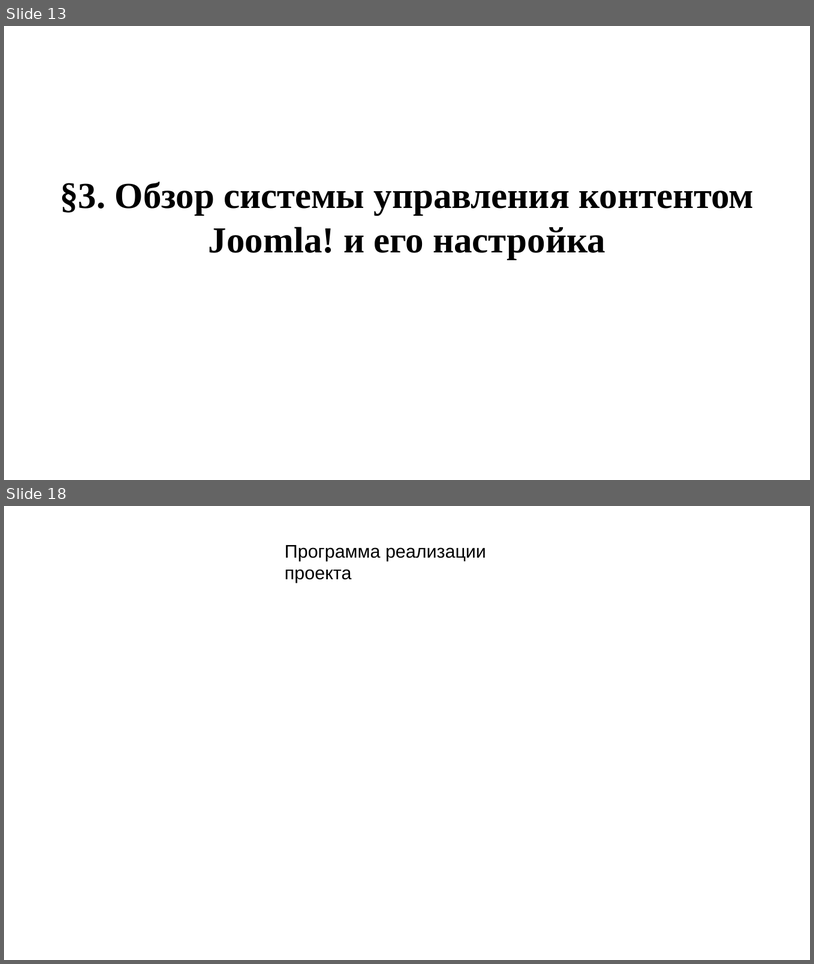
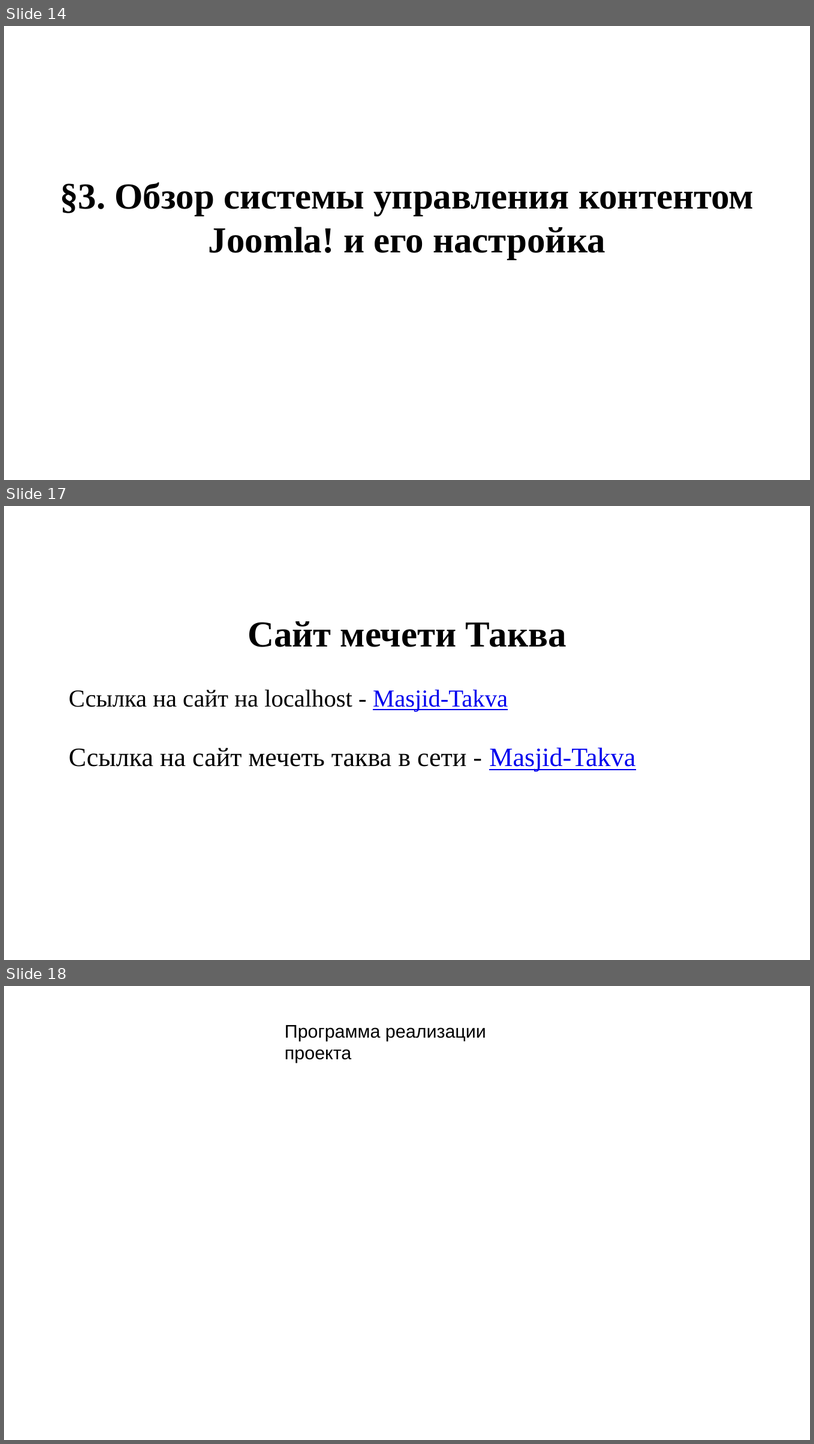
Before and after one commit to SibayMaktay/DocsFile_Sibay, a slide deck: НугумановМА_создание_сайта.pptx. Shown one above the other, each under a label of ours: slides 13 and 18 before the commit, slides 14, 17 and 18 after it; the slides between them are not shown. The pictures are 814x964 and 814x1444 pixels, drawn with LibreOffice and Linux fonts; fonts in the diff are those of the drawing; background and template pictures are left out. Boxes give left, top, right and bottom in pixels: in the first picture for what was removed or moved away, otherwise in the second. Text is boxed around its words. In the diff, an @@ line names an element or a change of style, - is before the commit and + after.

```diff
--- a/НугумановМА_создание_сайта.pptx
+++ b/НугумановМА_создание_сайта.pptx
@@ slide 17 added at (x1=4, y1=506, x2=810, y2=960), background picture (left out) @@
@@ text added at (x1=248, y1=621, x2=566, y2=647), 36 pt, text #000000, bold @@
+Сайт мечети Таква
@@ text added at (x1=69, y1=689, x2=508, y2=711), 24 pt, text #000000 @@
+Ссылка на сайт на localhost - Masjid-Takva
@@ text added at (x1=69, y1=747, x2=636, y2=772), 26 pt, text #000000 @@
+Ссылка на сайт мечеть таква в сети - Masjid-Takva
@@ what was slide 13 is now slide 14 @@
```
Also in this commit, not shown: 5 slides changed, 1 other slide added, 3 slides removed, 1 other file.
